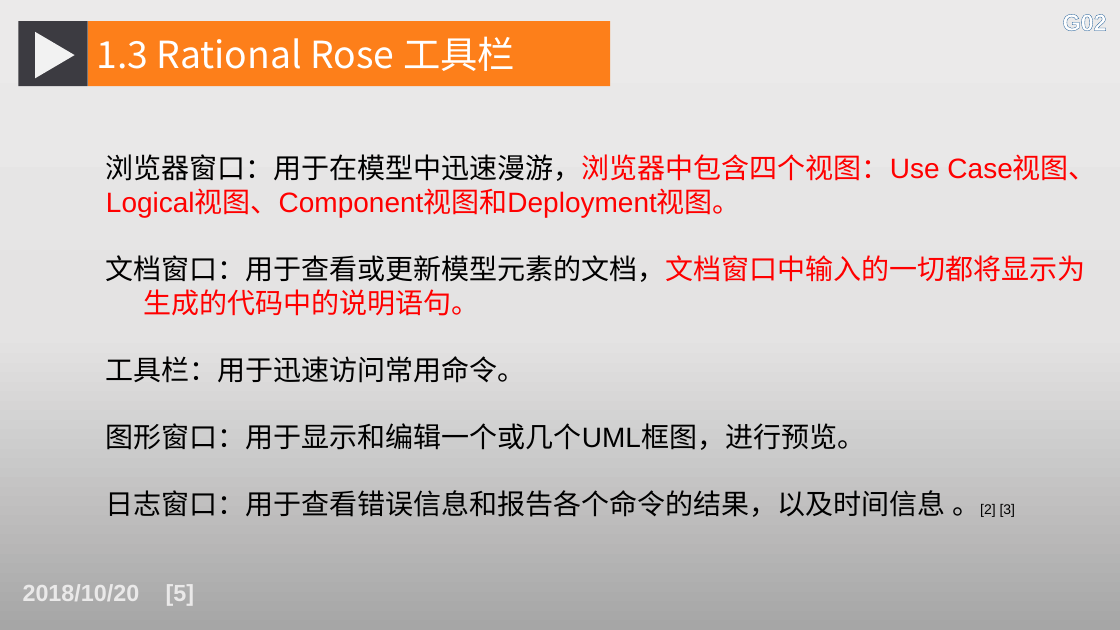
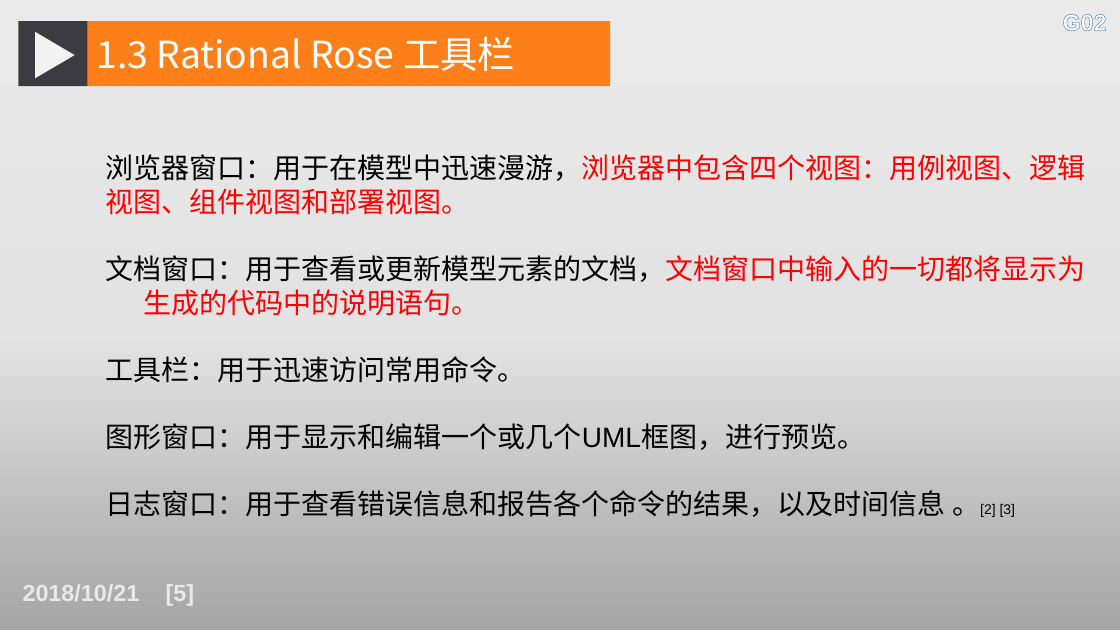
Before and after one commit to SoftwareRequirtmentsG02/Document, a slide deck: slide 5 of PRD2018-G02-UML工具：Rational Rose.pptx. Drawn at 1120x630 pixels with LibreOffice and Linux fonts; fonts in the diff are those of the drawing. Boxes give left, top, right and bottom in pixels: in the first picture for what was removed or moved away, otherwise in the second. Text is boxed around its words. In the diff, an @@ line names an element or a change of style, - is before the commit and + after.

Commit message:
Add new PPT
new  PRD2018-G02-UML工具：Rational Rose.pptx

```diff
--- a/PRD2018-G02-UML工具：Rational Rose.pptx
+++ b/PRD2018-G02-UML工具：Rational Rose.pptx
@@ text at (106,154,1086,215): text changed @@
-浏览器窗口：用于在模型中迅速漫游，浏览器中包含四个视图：Use Case视图、 Logical视图、Component视图和Deployment视图。
+浏览器窗口：用于在模型中迅速漫游，浏览器中包含四个视图：用例视图、逻辑 视图、组件视图和部署视图。
@@ text at (23,584,195,606): text changed @@
-2018/10/20 [5]
+2018/10/21 [5]
```
